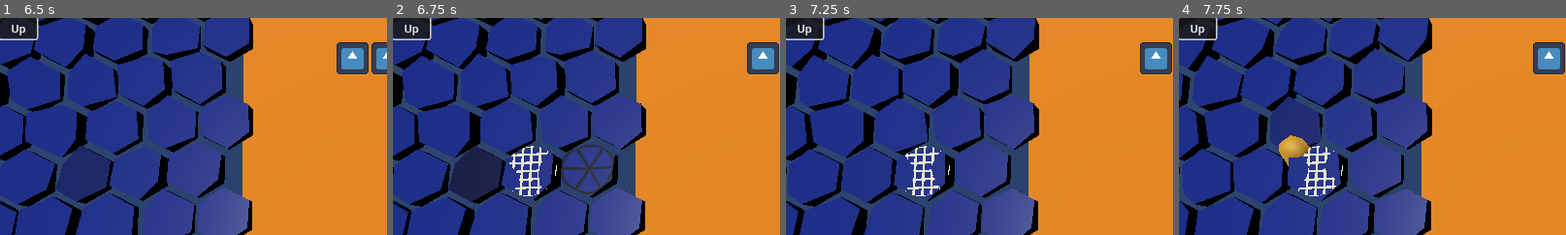
Above: before the commit, frames 1-4 (left to right).
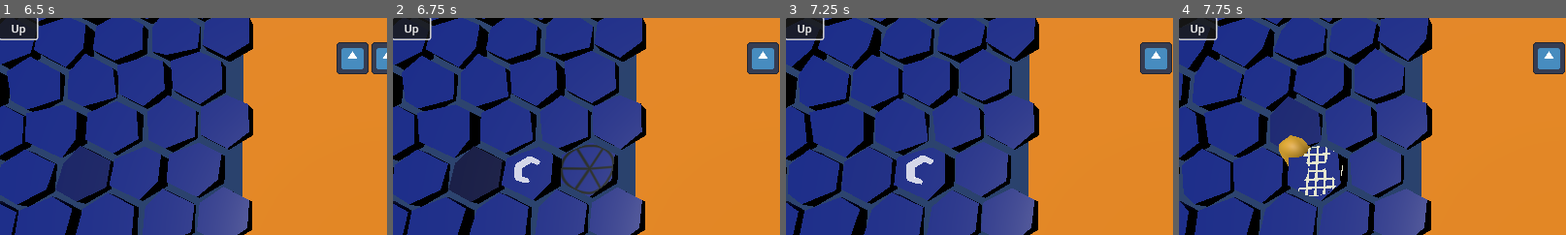
Above: after the commit, the same moments.

Repository: BinRoot/ludum-dare-58
Game: Godot game, scene res://Scenes/world.tscn
Same seed, same stepped clock (60 frames per second), same inputs: the game is played once before the commit and once after it. The engine's default icon, where the game draws it, is replaced by a stand-in: a white triangle on a blue panel in a dark square.
Inputs (mouse positions are % of the whole screen's width and height, from its top left):
- Up to frame 1 (6.5 s): click "Up" at 0.5 s; click "Up" at 1.25 s; click "Up" at 2 s; move the mouse to (72, 45) at 2.77 s; click (72, 45) at 2.92 s; drag from (30, 55) to (45, 70) at 3.52 s; move the mouse to (60, 28) at 4.27 s; click (60, 28) at 4.42 s; drag from (45, 70) to (20, 35) at 5.02 s; move the mouse to (80, 65) at 5.77 s; click (80, 65) at 5.92 s
- Up to frame 2 (6.75 s): drag from (20, 35) to (35, 25) at 6.52 s
- Up to frame 3 (7.25 s): no input
- Up to frame 4 (7.75 s): move the mouse to (55, 50) at 7.27 s; click (55, 50) at 7.42 s
The pictures show only the part of the screen within x 0-50%, y 0-50%; the shares and areas given below are measured in that part.

Frame 1 is identical in both runs. In frame 2, 0.9% of the frame differs, in the area x 29-43%, y 58-83%; in frame 3, 0.9%, in the area x 30-43%, y 58-83%; in frame 4, nothing differs.

Commit message:
added delay to casting a net

Diff:
--- a/Scenes/sea_tile.gd
+++ b/Scenes/sea_tile.gd
@@ -13,6 +13,9 @@
 var caught_fish: Array[Node3D] = []  # Track fish that have already been caught
 var celebration_tween: Tween = null
 var original_y_position: float = 0.0
+var is_casting_net: bool = false
+var casting_tween: Tween = null
+var casting_visual: MeshInstance3D = null
 
 # Attach to a Node3D, or run in an editor utility script
 func _ready():
@@ -114,11 +117,33 @@
 	if has_net:
 		# Pick up the net
 		pickup_net()
-	else:
-		# Try to place a net
-		place_net()
+	elif not is_casting_net:
+		# Start casting a net
+		start_casting_net()
+
+func start_casting_net():
+	# Check if player has a net available
+	if not Global.use_item("net"):
+		return  # No net available
+
+	is_casting_net = true
+	_create_casting_visual()
+
+	# Create a tween for the 1-second delay
+	if casting_tween and casting_tween.is_running():
+		casting_tween.kill()
+
+	casting_tween = create_tween()
+	casting_tween.tween_callback(_complete_net_cast).set_delay(1.0)
+
+func _complete_net_cast():
+	is_casting_net = false
+	has_net = true
+	_remove_casting_visual()
+	_create_net_visual()
 
 func place_net() -> bool:
+	# This function is now only used for immediate placement (if needed elsewhere)
 	if Global.use_item("net"):
 		has_net = true
 		_create_net_visual()
@@ -191,6 +216,50 @@
 		net_visual.queue_free()
 		net_visual = null
 
+func _create_casting_visual():
+	if casting_visual == null:
+		casting_visual = MeshInstance3D.new()
+
+		# Create an expanding ring effect for casting
+		var ring_mesh = TorusMesh.new()
+		ring_mesh.inner_radius = hex_radius * 0.3
+		ring_mesh.outer_radius = hex_radius * 0.5
+		ring_mesh.rings = 6
+		ring_mesh.ring_segments = 6
+		casting_visual.mesh = ring_mesh
+
+		# Create a glowing animated material
+		var cast_material = StandardMaterial3D.new()
+		cast_material.shading_mode = BaseMaterial3D.SHADING_MODE_UNSHADED
+		cast_material.albedo_color = Color(1, 1, 1, 0.8)
+		cast_material.emission_enabled = true
+		cast_material.emission = Color(0.4, 0.8, 1.0)
+		cast_material.emission_energy_multiplier = 2.0
+		cast_material.transparency = BaseMaterial3D.TRANSPARENCY_ALPHA
+		casting_visual.set_surface_override_material(0, cast_material)
+
+		# Position it just above the water surface
+		casting_visual.position = Vector3(0, 0.6, 0)
+		casting_visual.rotation.x = -PI / 2  # Rotate to lie flat
+		add_child(casting_visual)
+
+		# Animate the casting visual - pulsing and expanding
+		var cast_anim_tween = create_tween()
+		cast_anim_tween.set_loops()  # Loop until removed
+		cast_anim_tween.set_parallel(true)
+
+		# Pulsing scale animation
+		cast_anim_tween.tween_property(casting_visual, "scale", Vector3(1.3, 1.3, 1.3), 0.5).set_ease(Tween.EASE_IN_OUT).set_trans(Tween.TRANS_SINE)
+		cast_anim_tween.tween_property(casting_visual, "scale", Vector3(0.7, 0.7, 0.7), 0.5).set_ease(Tween.EASE_IN_OUT).set_trans(Tween.TRANS_SINE).set_delay(0.5)
+
+		# Rotating animation
+		cast_anim_tween.tween_property(casting_visual, "rotation:z", TAU, 1.0)
+
+func _remove_casting_visual():
+	if casting_visual != null:
+		casting_visual.queue_free()
+		casting_visual = null
+
 # Celebrate catching a fish with dramatic visual effects
 func _celebrate_catch():
 	# Cancel any existing celebration animation
